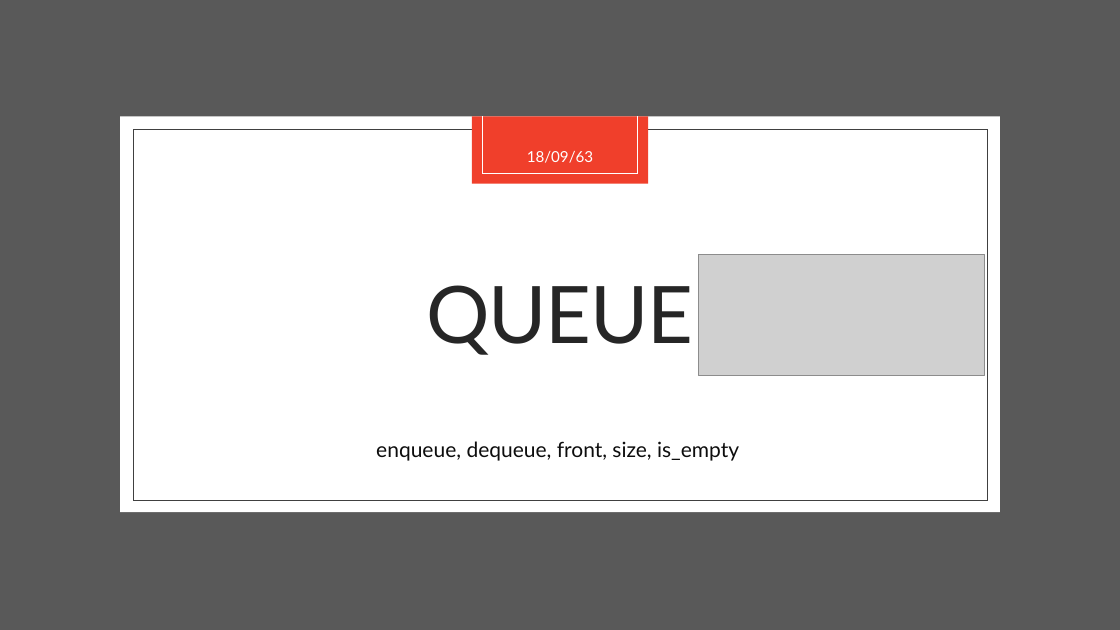
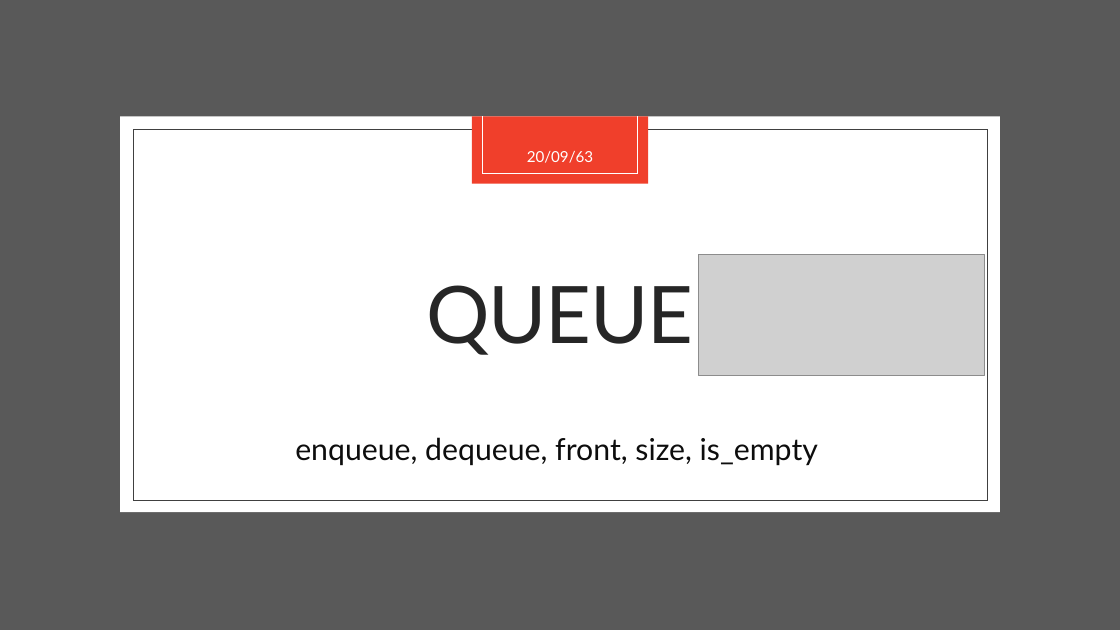
Before and after one commit to ApexTone/DataStructAlgo-Code-KMITL, a slide deck: slide 17 of Midterm/Data structure and Algorithm.pptx. Drawn at 1120x630 pixels with LibreOffice and Linux fonts; fonts in the diff are those of the drawing; grey boxes stand for pictures. Boxes give left, top, right and bottom in pixels: in the first picture for what was removed or moved away, otherwise in the second. Text is boxed around its words. In the diff, an @@ line names an element or a change of style, - is before the commit and + after.

Commit message:
Increase font size

```diff
--- a/Midterm/Data structure and Algorithm.pptx
+++ b/Midterm/Data structure and Algorithm.pptx
@@ text at (x1=527, y1=151, x2=593, y2=163): text changed @@
-18/09/63
+20/09/63
@@ text "enqueue, dequeue, front, size, is_empty" at (x1=295, y1=437, x2=818, y2=466): size 18 to 25.9 pt; line spacing 1.1 to 0.9 @@
```
Also in this commit, not shown: 69 other slides changed.
